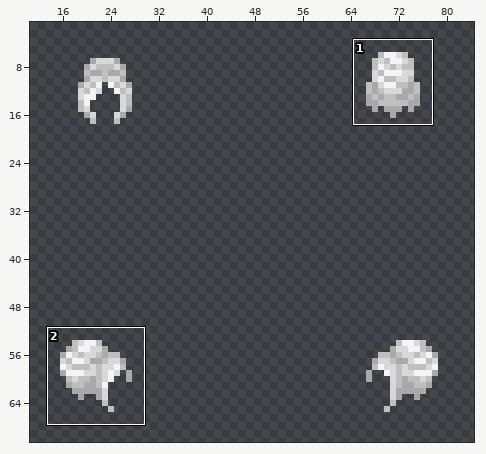
Sprite sheet -- Resources/Textures/_CP14/Mobs/Customization/human_hair.rsi/beehive.png. Above, an overview of the earlier version with the close-up marked.
Close-up. Old version:
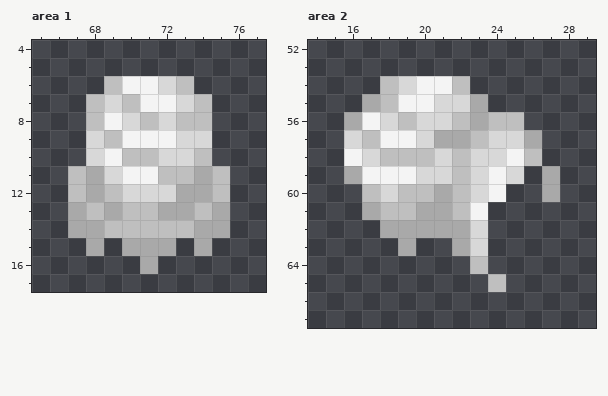
The file is 96x96 pixels. Shown: area 1: x 65..77, y 4..17; area 2: x 14..29, y 52..67. The wide view leaves out empty margins. The commit also changed other parts of the picture, which this record leaves out.
The result:
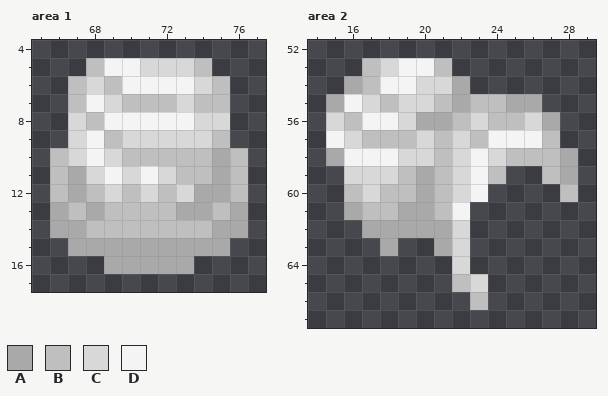
Palette (. is transparent): A #a9a9a9  B #bfbfbf  C #d8d8d8  D #f4f4f4
Diff:
Changed rows in their new state; - is an unchanged pixel.
Area 1:
first column x 66:
 5 --BDDCCCB--
 6 -BC---DDCB-
 7 -BD--BB--B-
 8 -C--DDDDCC-
 9 -CD-CCC--B-
10 BCDC--BB-AB
11 BACDC-C-BAB
12 BABCB-BC-AB
13 ABAB--B-ABA
14 A-B-----B-A
15 -A-A---A-A-
16 ---AA-AA---
Area 2:
first column x 15:
53 --BCDDB-------
54 -ABDDCCA------
55 ADC-CCBABBAA--
56 CB-DCAA-C--CA-
57 D--BB-BC-DDDB-
58 A-DDCCBCD-B-BA
59 -CCCBABCDB.-BA
60 -BCB-ABCD.--.B
61 -AB-A-BD.-----
62 --A----C.-----
63 ---A.-AC.-----
64 -------C.-----
65 -------BC.----
66 --------B-----
